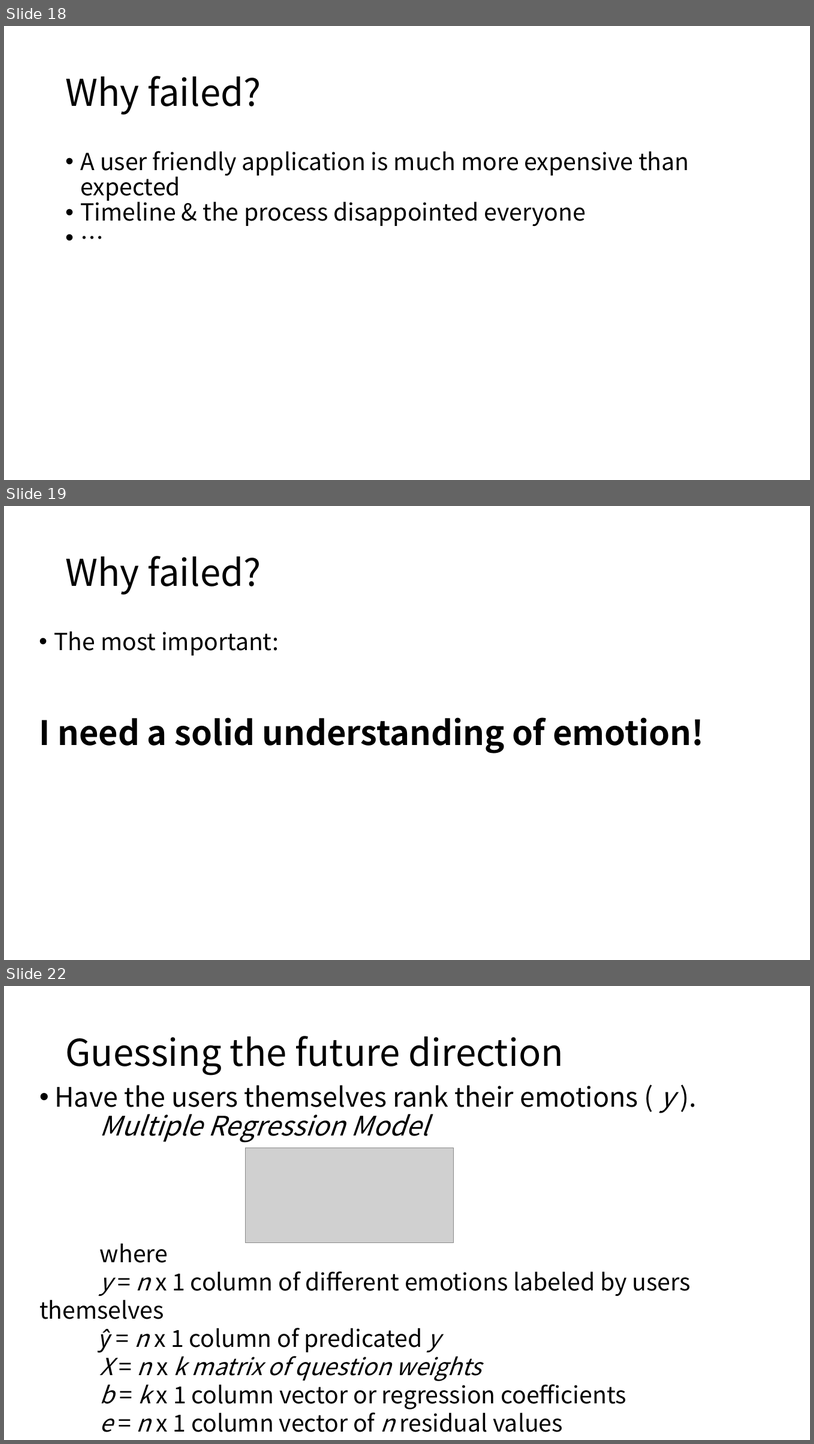
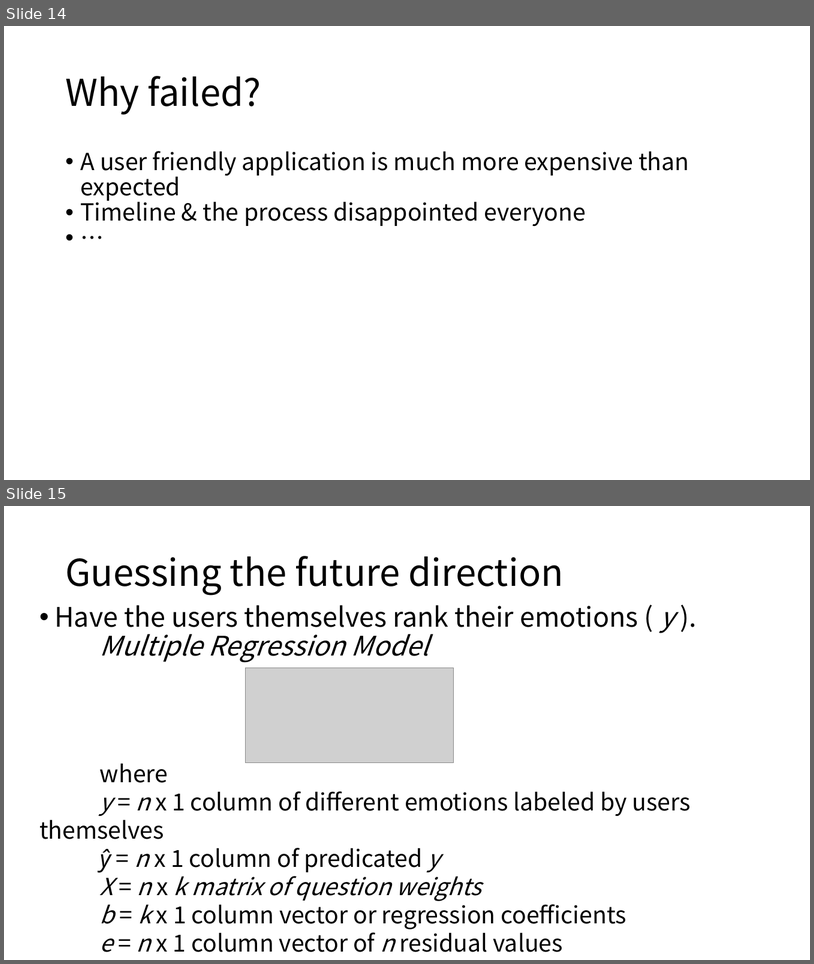
Before and after one commit to REDY-a/portfolio, a slide deck: maker/2 ER design v2.0.pptx. Shown one above the other, each under a label of ours: slides 18, 19 and 22 before the commit, slides 14 and 15 after it; the slides between them are not shown. The pictures are 814x1444 and 814x964 pixels, drawn with LibreOffice and Linux fonts; fonts in the diff are those of the drawing; grey boxes stand for pictures; background and template pictures are left out. Boxes give left, top, right and bottom in pixels: in the first picture for what was removed or moved away, otherwise in the second. Text is boxed around its words. In the diff, an @@ line names an element or a change of style, - is before the commit and + after.

```diff
--- a/maker/2 ER design v2.0.pptx
+++ b/maker/2 ER design v2.0.pptx
@@ slide 19 removed at (4,506,810,960), background #FFFFFF @@
@@ text removed at (65,556,261,595) @@
-Why failed?
@@ text removed at (39,631,705,753) @@
-• The most important:
-I need a solid understanding of emotion!
@@ what was slide 18 is now slide 14 @@
@@ what was slide 22 is now slide 15 @@
```
Also in this commit, not shown: 3 slides changed, 6 other slides removed, 1 other file.
